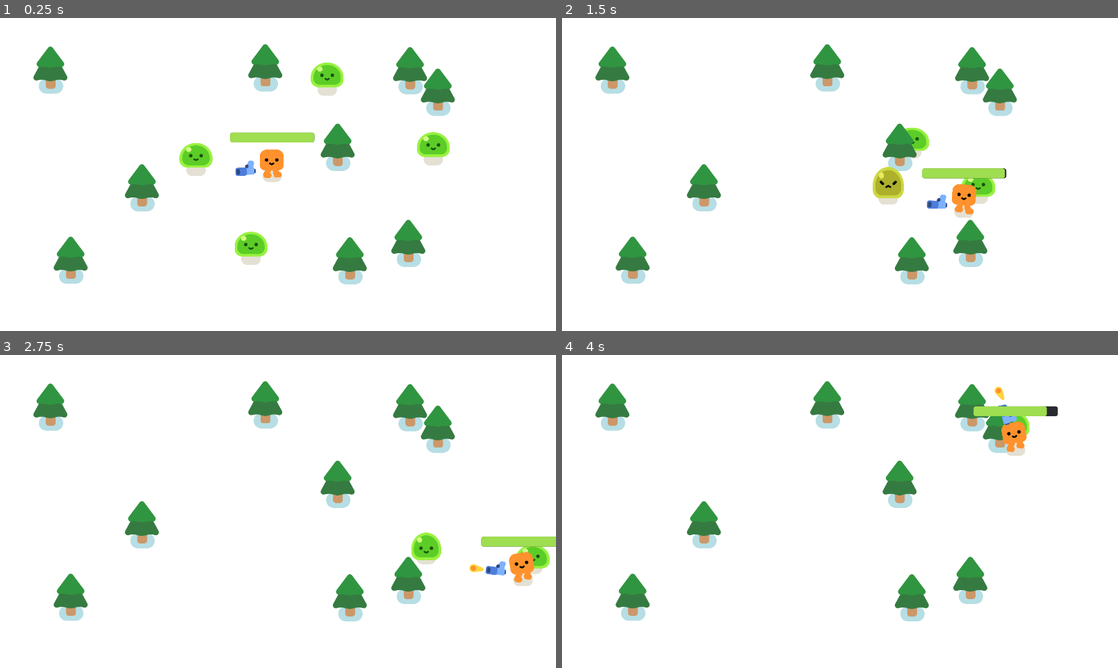
Above: before the commit, frames 1-4 (two rows, left to right).
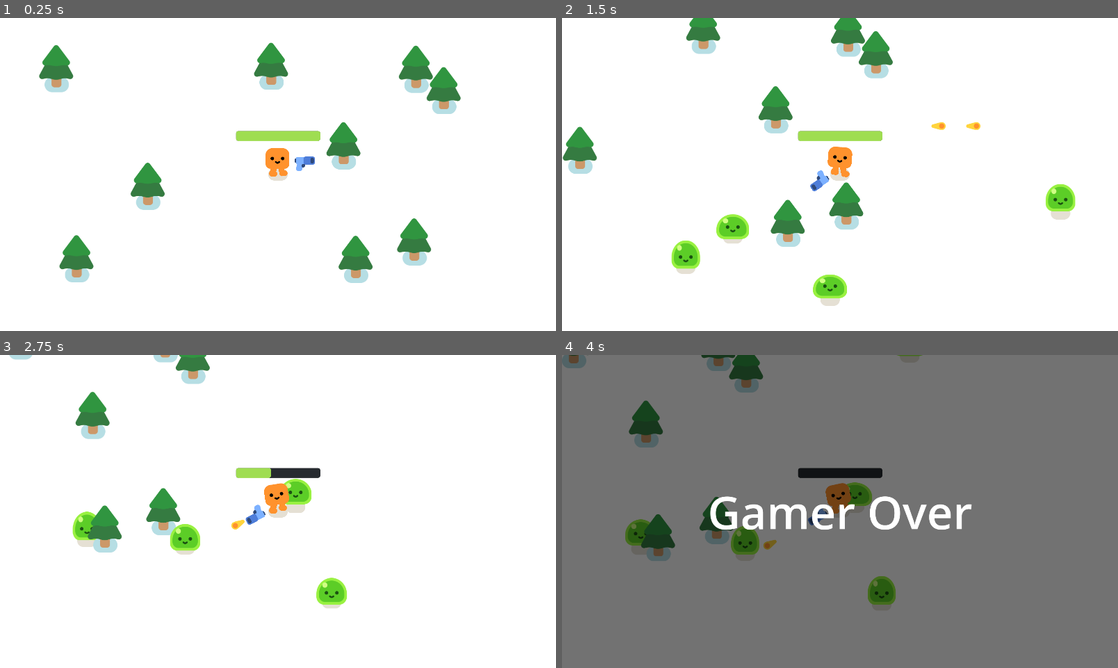
Above: after the commit, the same moments.

Repository: monkeytickler812/Final-Project
Game: Godot game, scene res://survivors_game.tscn
The game is run twice, just before and just after one commit, with the same random seed, the same clock (stepped at 60 frames per second) and the same inputs.
Inputs:
- Up to frame 1 (0.25 s): no input
- Up to frame 2 (1.5 s): hold D (move_right) 0.53-1.28 s; hold S (move_down) from 1.28 s (still down)
- Up to frame 3 (2.75 s): release S (move_down) at 2.03 s; hold D (move_right) from 2.03 s (still down)
- Up to frame 4 (4 s): release D (move_right) at 2.78 s; hold W (move_up) 2.78-3.53 s; hold A (move_left) from 3.53 s (still down)

The runs differ from the first frame. In frame 1, 6.6% of the frame differs, in the area x 6-83%, y 7-86%; in frame 2, 15%; in frame 3, 12%; in frame 4, 99%, in the area x 0-100%, y 0-100%.

Commit message:
random spawning mobs and game over screen

Diff:
--- a/Vampire Survivors/player.gd
+++ b/Vampire Survivors/player.gd
@@ -14,7 +14,7 @@
 	else:
 		$HappyBoo.play_idle_animation()
 
-	const DAMAGE_RATE = 5.0
+	const DAMAGE_RATE = 500.0
 	var overlapping_mobs = %HurtBox.get_overlapping_bodies()
 	if overlapping_mobs.size() > 0:
 		health -= DAMAGE_RATE * overlapping_mobs.size() * delta
--- a/Vampire Survivors/player.tscn
+++ b/Vampire Survivors/player.tscn
@@ -55,3 +55,5 @@
 theme_override_styles/fill = SubResource("StyleBoxFlat_iu5my")
 value = 100.0
 show_percentage = false
+
+[node name="Camera2D" type="Camera2D" parent="."]
--- /dev/null
+++ b/Vampire Survivors/survivors_game.gd
@@ -0,0 +1,17 @@
+extends Node2D
+
+
+func spawn_mob():
+	var new_mob = preload("res://mob.tscn").instantiate()
+	%PathFollow2D.progress_ratio = randf()
+	new_mob.global_position = %PathFollow2D.global_position
+	add_child(new_mob)
+
+
+func _on_timer_timeout():
+	spawn_mob()
+
+
+func _on_player_health_depleted():
+	%GameOver.visible = true
+	get_tree().paused = true
--- a/Vampire Survivors/survivors_game.tscn
+++ b/Vampire Survivors/survivors_game.tscn
@@ -1,13 +1,18 @@
 [gd_scene load_steps=5 format=3 uid="uid://bg4luoeda42b7"]
 
 [ext_resource type="PackedScene" uid="uid://chsvb512kqnih" path="res://player.tscn" id="1_2j8g4"]
-[ext_resource type="PackedScene" uid="uid://dqq0u2cgl3suv" path="res://mob.tscn" id="2_1yl6m"]
+[ext_resource type="Script" path="res://survivors_game.gd" id="1_4anbx"]
 [ext_resource type="PackedScene" uid="uid://dryk4uhqrwt4r" path="res://pine_tree.tscn" id="2_qwcls"]
 
 [sub_resource type="Curve2D" id="Curve2D_4yonc"]
+_data = {
+"points": PackedVector2Array(0, 0, 0, 0, -124, -190, 0, 0, 0, 0, 2097, -194, 0, 0, 0, 0, 2101, 1166, 0, 0, 0, 0, 2090, 1164, 0, 0, 0, 0, 2095, 1179, 0, 0, 0, 0, -134, 1185, 0, 0, 0, 0, -124, -188)
+}
+point_count = 7
 
 [node name="Game" type="Node2D"]
 y_sort_enabled = true
+script = ExtResource("1_4anbx")
 
 [node name="CanvasLayer" type="CanvasLayer" parent="."]
 layer = -30
@@ -19,17 +24,14 @@
 [node name="Player" parent="." instance=ExtResource("1_2j8g4")]
 position = Vector2(940, 545)
 
-[node name="Mob" parent="." instance=ExtResource("2_1yl6m")]
-position = Vector2(602, 519)
+[node name="Path2D" type="Path2D" parent="Player"]
+position = Vector2(-940, -545)
+curve = SubResource("Curve2D_4yonc")
 
-[node name="Mob2" parent="." instance=ExtResource("2_1yl6m")]
-position = Vector2(1571, 480)
-
-[node name="Mob3" parent="." instance=ExtResource("2_1yl6m")]
-position = Vector2(848, 904)
-
-[node name="Mob4" parent="." instance=ExtResource("2_1yl6m")]
-position = Vector2(1170, 184)
+[node name="PathFollow2D" type="PathFollow2D" parent="Player/Path2D"]
+unique_name_in_owner = true
+position = Vector2(-124, -190)
+rotation = -0.00180099
 
 [node name="PineTree" parent="." instance=ExtResource("2_qwcls")]
 position = Vector2(174, 244)
@@ -58,5 +60,37 @@
 [node name="PineTree9" parent="." instance=ExtResource("2_qwcls")]
 position = Vector2(1166, 510)
 
-[node name="Path2D" type="Path2D" parent="."]
-curve = SubResource("Curve2D_4yonc")
+[node name="Timer" type="Timer" parent="."]
+wait_time = 0.3
+autostart = true
+
+[node name="GameOver" type="CanvasLayer" parent="."]
+unique_name_in_owner = true
+visible = false
+
+[node name="ColorRect" type="ColorRect" parent="GameOver"]
+anchors_preset = 15
+anchor_right = 1.0
+anchor_bottom = 1.0
+grow_horizontal = 2
+grow_vertical = 2
+color = Color(0, 0, 0, 0.552941)
+
+[node name="Label" type="Label" parent="GameOver/ColorRect"]
+layout_mode = 1
+anchors_preset = 8
+anchor_left = 0.5
+anchor_top = 0.5
+anchor_right = 0.5
+anchor_bottom = 0.5
+offset_left = -47.0
+offset_top = -11.5
+offset_right = 47.0
+offset_bottom = 11.5
+grow_horizontal = 2
+grow_vertical = 2
+theme_override_font_sizes/font_size = 156
+text = "Gamer Over"
+
+[connection signal="health_depleted" from="Player" to="." method="_on_player_health_depleted"]
+[connection signal="timeout" from="Timer" to="." method="_on_timer_timeout"]
